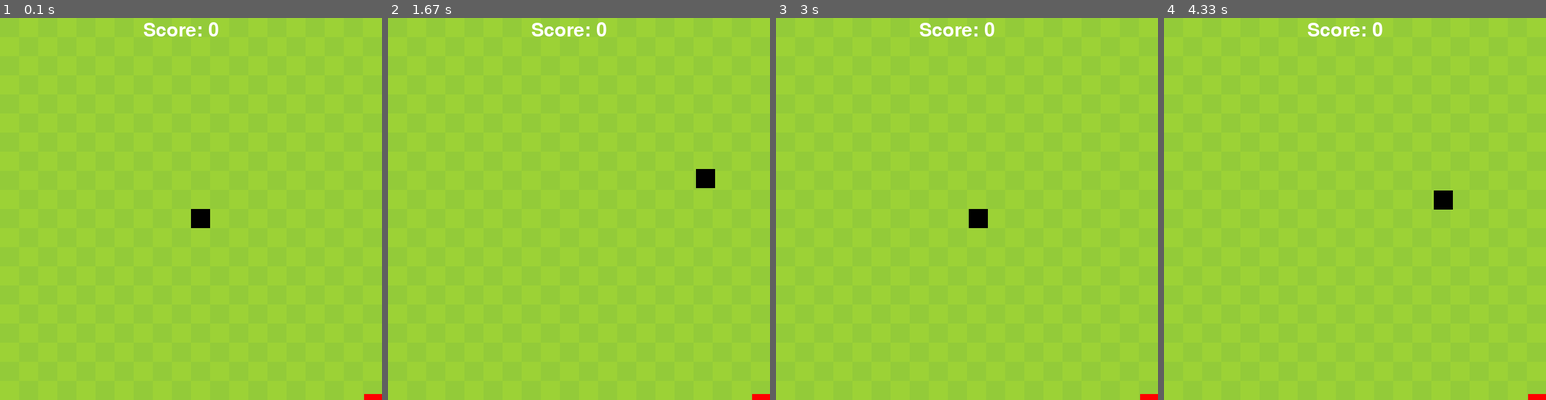
Above: before the commit, frames 1-4 (left to right).
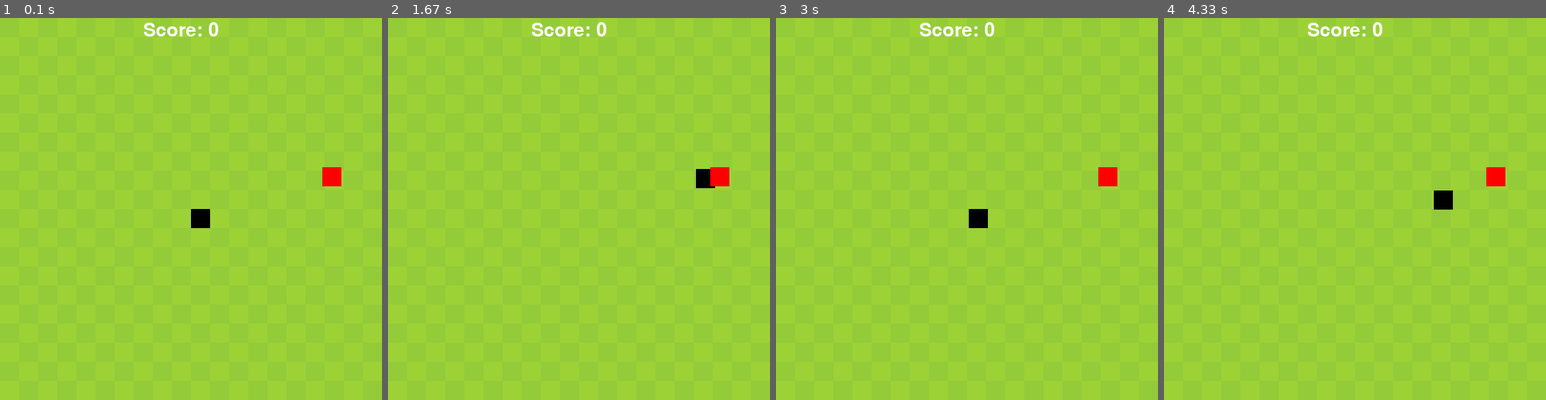
Above: after the commit, the same moments.

Repository: RichieSolo/PyGame-Snake
Game: pygame game, started from Snake Game.py
Two runs of this game, one before a commit and one after it. Both use one fixed random seed, a clock stepped at 60 frames per second and the inputs below.
Inputs:
- Up to frame 1 (0.1 s): no input
- Up to frame 2 (1.67 s): hold D 0.33-0.8 s; hold W 0.83-1.13 s; hold D 1.17-1.63 s
- Up to frame 3 (3 s): hold A 1.67-2.2 s; hold S 2.23-2.53 s; hold A 2.57-2.97 s
- Up to frame 4 (4.33 s): hold W 3-3.37 s; hold D 3.4-4.03 s; hold S from 4.07 s (still down)

The runs differ from the first frame. In frame 1, 0.3% of the frame differs, in the area x 84-100%, y 39-100%; in frame 2, 0.3%; in frame 3, 0.3%; in frame 4, 0.3%.

Commit message:
Update Snake Game.py

Diff:
--- a/Snake Game.py
+++ b/Snake Game.py
@@ -20,22 +20,22 @@
 player_vel_y = 0
 movement_speed = 200
 
-# pygame setup
+#Food Specifications
+food_pos_x = random.randrange(0, 640, 10)
+food_pos_y = random.randrange(0, 640, 10)
+
+#Pygame Setup
 pygame.init()
 running = True
 dt = 0
-
-#Food pos
-posX = random.randrange(0, 640, 10)
-posY = random.randrange(0, 640, 10)
-
 
 #Game program loop
 while running:
     for event in pygame.event.get():
         if event.type == pygame.QUIT:
             running = False
- #Draw
+
+ #Draw Background
     screen.fill(BG1)
     counter = 0
     for row in range(squares):
@@ -46,6 +46,7 @@
                 continue
             counter += 1
 
+#Draw Player Snake
     pygame.draw.rect(screen, "black", [(player_pos_x, player_pos_y), (32,32)])
 
  #Movement
@@ -82,12 +83,7 @@
         player_pos_y = 608
 
 #Food
-    pygame.draw.rect(screen, "red", [(posX, posY), (32, 32)])
-
-
-#Segmentation
-
-    snake_segments = []
+    pygame.draw.rect(screen, "red", [(food_pos_x, food_pos_y), (32, 32)])
 
 #Score
     score_value = 0
@@ -101,8 +97,7 @@
     # flip() the display to put your work on screen
     pygame.display.flip()
 
-    # dt is delta time in seconds since last frame, used for framerate-
-    # independent physics.
+    # dt is delta time in seconds since last frame
     dt = clock.tick(60) / 1000
 
 pygame.quit()
